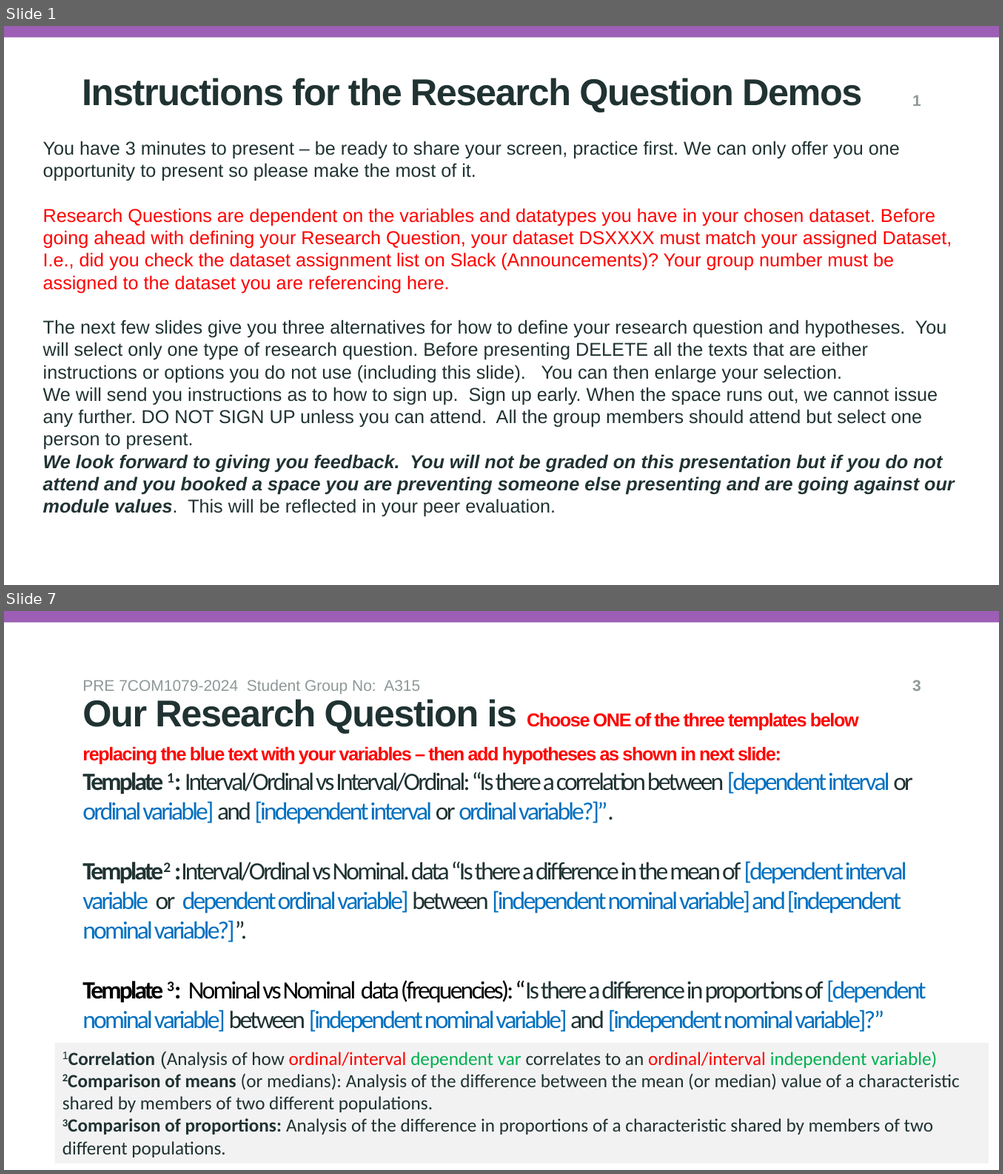
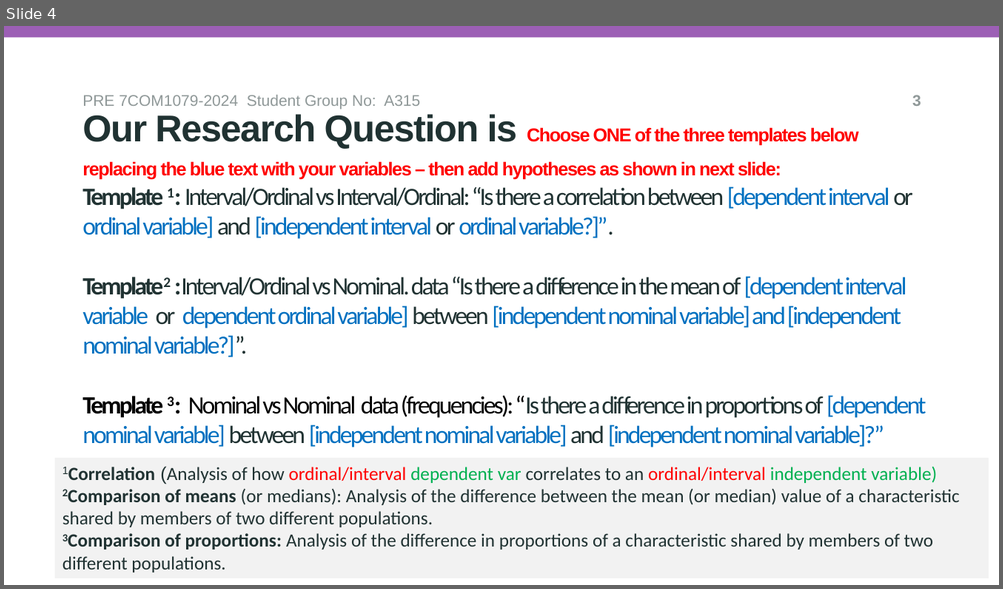
Before and after one commit to IbbiShahid/Research-Question-and-Visualisation, a slide deck: researchQuestion.pptx. Shown one above the other, each under a label of ours: slides 1 and 7 before the commit, slide 4 after it; the slides between them are not shown. The pictures are 1003x1174 and 1003x589 pixels, drawn with LibreOffice and Linux fonts; fonts in the diff are those of the drawing; background and template pictures are left out. Boxes give left, top, right and bottom in pixels: in the first picture for what was removed or moved away, otherwise in the second. Text is boxed around its words. In the diff, an @@ line names an element or a change of style, - is before the commit and + after.

```diff
--- a/researchQuestion.pptx
+++ b/researchQuestion.pptx
@@ slide 1 removed at [4, 26, 999, 585], background #FFFFFF; not listed: 1 template element that a slide beside it also shows @@
@@ subtitle removed at [82, 78, 862, 113] @@
-Instructions for the Research Question Demos
@@ page number removed at [912, 95, 921, 106] @@
-1
@@ text removed at [43, 141, 954, 517] @@
-You have 3 minutes to present – be ready to share your screen, practice first. We can only offer you one opportunity to present so please make the most of it.
-Research Questions are dependent on the variables and datatypes you have in your chosen dataset. Before going ahead with defining your Research Question, your dataset DSXXXX must match your assigned Dataset, I.e., did you check the dataset assignment list on Slack (Announcements)? Your group number must be assigned to the dataset you are referencing here.
-The next few slides give you three alternatives for how to define your research question and hypotheses. You will select only one type of research question. Before presenting DELETE all the texts that are either instructions or options you do not use (including this slide). You can then enlarge your selection.
-We will send you instructions as to how to sign up. Sign up early. When the space runs out, we cannot issue any further. DO NOT SIGN UP unless you can attend. All the group members should attend but select one person to present.
-We look forward to giving you feedback. You will not be graded on this presentation but if you do not attend and you booked a space you are preventing someone else presenting and are going against our module values. This will be reflected in your peer evaluation.
@@ what was slide 7 is now slide 4 @@
```
Also in this commit, not shown: 4 slides changed, 1 other slide removed.
